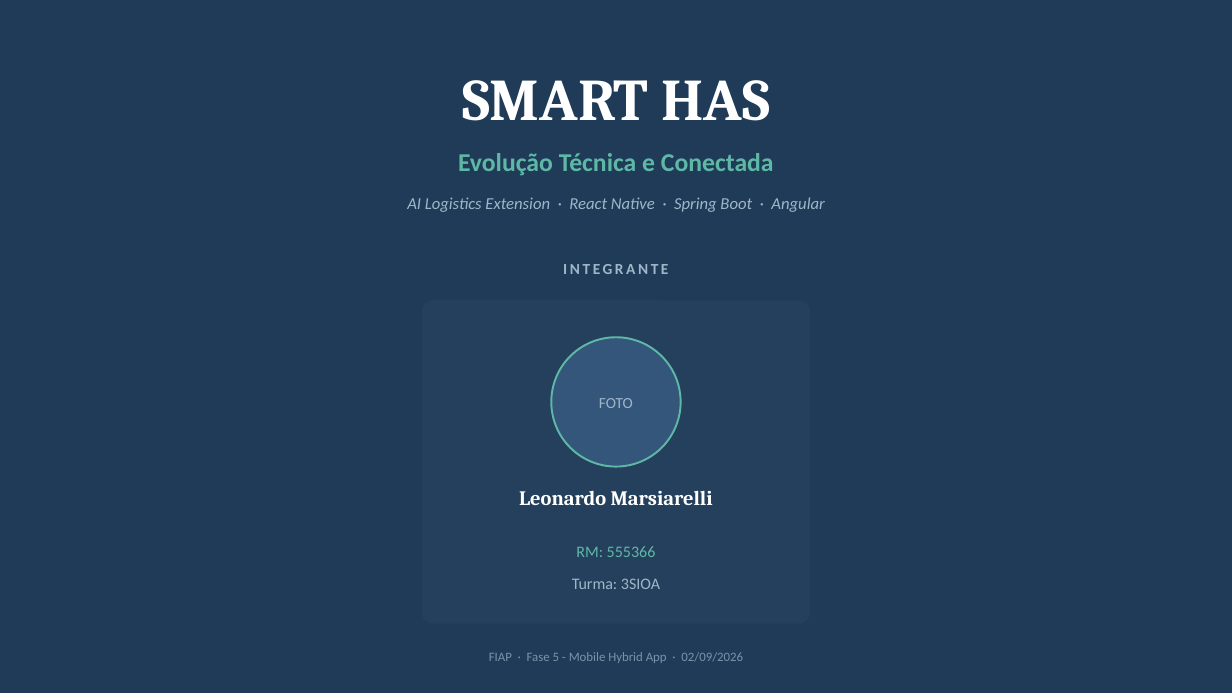
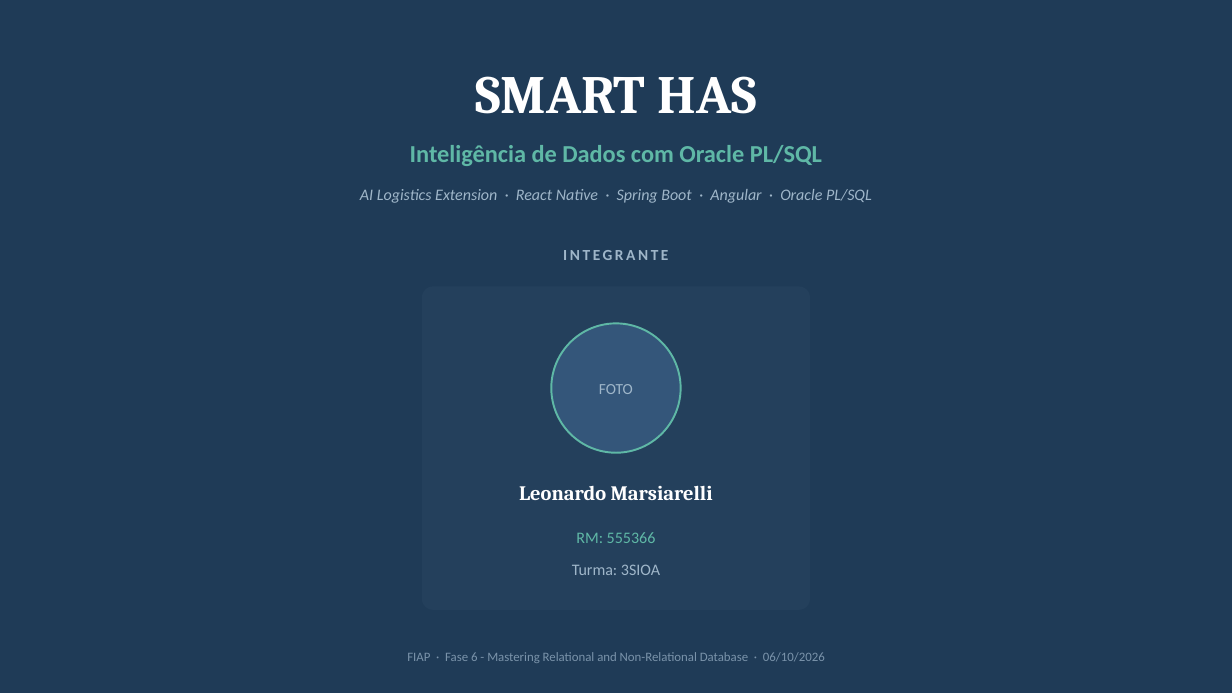
Before and after one commit to LeoMarsiarelli/Smart-HAS, a slide deck: slide 1 of docs/Apresentacao_Smart_HAS.pptx. Drawn at 1232x693 pixels with LibreOffice and Linux fonts; fonts in the diff are those of the drawing. Boxes give left, top, right and bottom in pixels: in the first picture for what was removed or moved away, otherwise in the second. Text is boxed around its words. In the diff, an @@ line names an element or a change of style, - is before the commit and + after.

Commit message:
Add Fase 6: Oracle PL/SQL layer integrated with the Spring Boot backend
Extends the Smart HAS architecture with an Oracle Database persistence
and intelligence layer:

- database/: schema (4 tables incl. new SENSOR_ALERT), seed data, three
  PL/SQL functions (FN_CLASSIFY_BP, FN_CALC_RISK_SCORE,
  FN_GET_USER_SUMMARY) and two procedures (PRC_REGISTER_CRITICAL_ALERT,
  PRC_USER_DELIVERY_REPORT) with exception handling, cursors and loops.
  Everything validated against a real Oracle XE 21c instance.
- backend/.../oracle/: independent Oracle datasource (profile "oracle",
  opt-in, never replaces the primary H2/Postgres datasource) plus JDBC
  CallableStatement calls to the PL/SQL layer, exposed via /api/oracle/**.
  BloodPressureService now replicates each new reading to Oracle and
  triggers the critical-alert procedure (REST -> Java -> JDBC -> Oracle),
  best-effort so the primary flow never breaks.
- docs/: updated documentation (Word/PDF), presentation (PPTX/PDF) and
  video script for this phase, plus the Oracle DER diagram.

```diff
--- a/docs/Apresentacao_Smart_HAS.pptx
+++ b/docs/Apresentacao_Smart_HAS.pptx
@@ text "SMART HAS" at <box>475,76,756,114</box>: size 46 to 42 pt @@
@@ text at <box>410,145,822,166</box>: text changed; size 20 to 19 pt @@
-Evolução Técnica e Conectada
+Inteligência de Dados com Oracle PL/SQL
@@ text at <box>360,189,872,203</box>: text changed; size 13 to 12.5 pt @@
-AI Logistics Extension · React Native · Spring Boot · Angular
+AI Logistics Extension · React Native · Spring Boot · Angular · Oracle PL/SQL
@@ 4 texts, 1 rounded rectangle, 1 ellipse: place and size @@
-4 texts, 1 rounded rectangle, 1 ellipse at <box>422,264,811,624</box>
+4 texts, 1 rounded rectangle, 1 ellipse at <box>422,250,811,610</box>
@@ text "Leonardo Marsiarelli" at <box>519,485,713,500</box>: vertical alignment top to middle @@
@@ text at <box>407,652,825,663</box>: text changed @@
-FIAP · Fase 5 - Mobile Hybrid App · 02/09/2026
+FIAP · Fase 6 - Mastering Relational and Non-Relational Database · 06/10/2026
```
Also in this commit, not shown: 1 other slide changed, 8 slides added, 8 slides removed, 21 other files.
